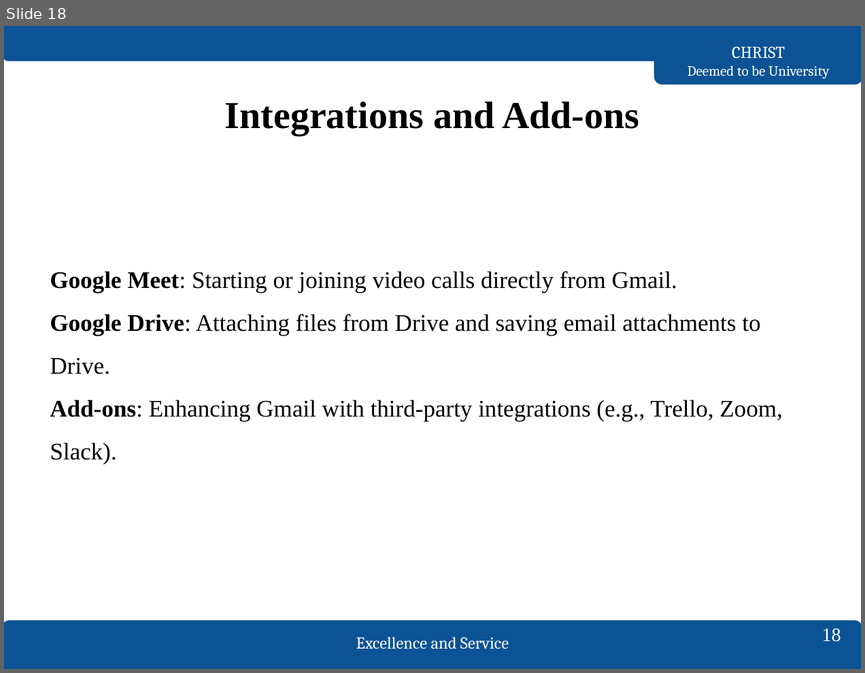
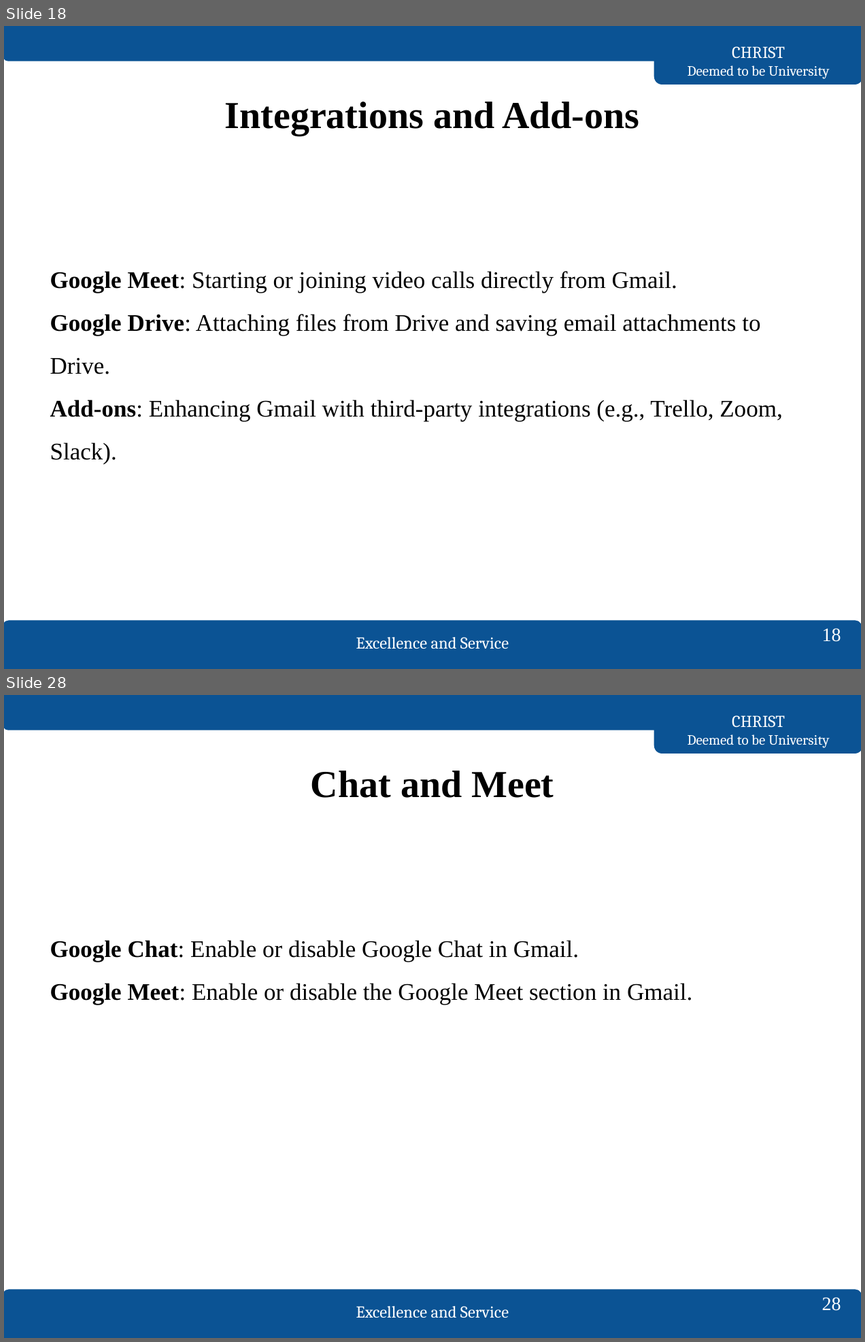
Before and after one commit to kavaskar786/4th_sem, a slide deck: digital mission/unit_1/ProjectPresentationTemplate.pptx. Shown one above the other, each under a label of ours: slide 18 before the commit, slides 18 and 28 after it; the slides between them are not shown. The pictures are 865x673 and 865x1342 pixels, drawn with LibreOffice and Linux fonts; fonts in the diff are those of the drawing. Boxes give left, top, right and bottom in pixels: in the first picture for what was removed or moved away, otherwise in the second. Text is boxed around its words. In the diff, an @@ line names an element or a change of style, - is before the commit and + after.

```diff
--- a/digital mission/unit_1/ProjectPresentationTemplate.pptx
+++ b/digital mission/unit_1/ProjectPresentationTemplate.pptx
@@ slide 28 added at bbox=[4, 695, 861, 1338], background #FFFFFF; not listed: 5 template elements that a slide beside it also shows @@
@@ title added at bbox=[311, 770, 553, 798], 32 pt, text #000000, bold @@
+Chat and Meet
@@ text added at bbox=[50, 940, 692, 1004], 20 pt, text #000000 @@
+Google Chat: Enable or disable Google Chat in Gmail.
+Google Meet: Enable or disable the Google Meet section in Gmail.
@@ page number added at bbox=[822, 1297, 841, 1310], 16 pt, text #FFFFFF @@
+28
```
Also in this commit, not shown: 1 slide changed, 15 other slides added, 2 other files.
